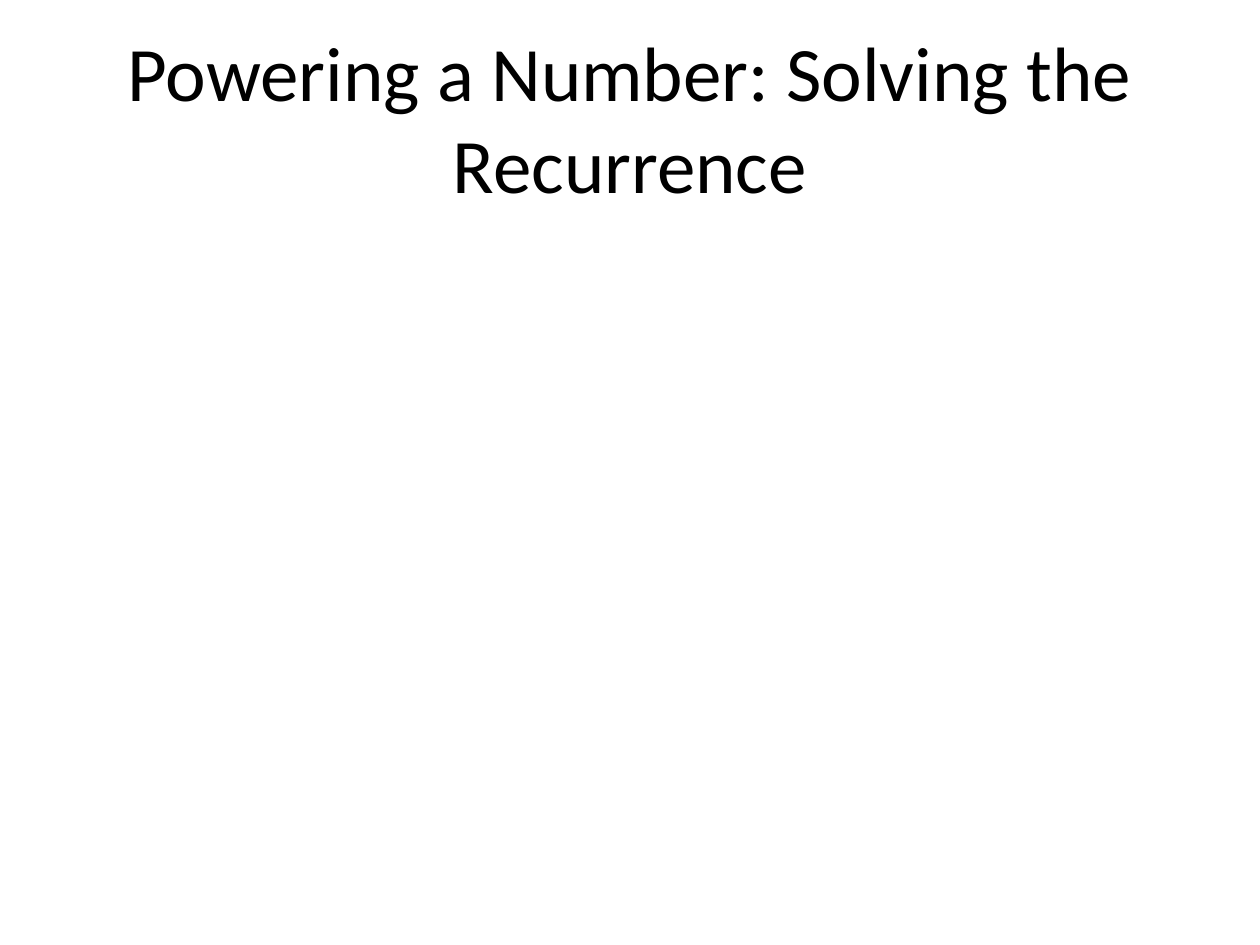
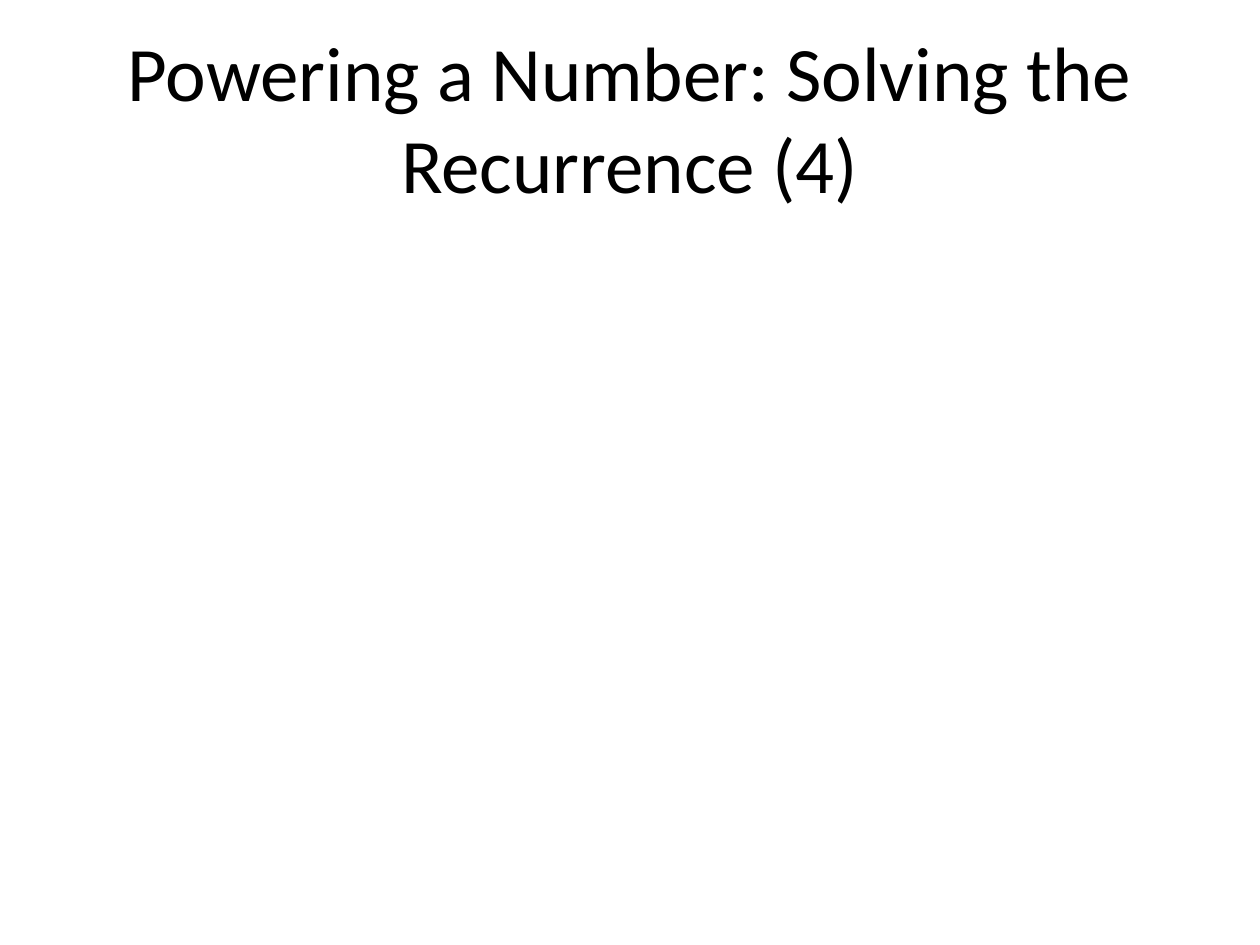
Before and after one commit to ucoruh/ce100-algorithms-and-programming-II, a slide deck: slide 79 of docs/week-2/ce100-week-2-recurrence.md_word.pptx. Drawn at 1260x945 pixels with LibreOffice and Linux fonts; fonts in the diff are those of the drawing. Boxes give left, top, right and bottom in pixels: in the first picture for what was removed or moved away, otherwise in the second. Text is boxed around its words. In the diff, an @@ line names an element or a change of style, - is before the commit and + after.

Commit message:
week-1,2,3 documentation fixed and numbered

```diff
--- a/docs/week-2/ce100-week-2-recurrence.md_word.pptx
+++ b/docs/week-2/ce100-week-2-recurrence.md_word.pptx
@@ title at (127, 47, 1130, 204): text changed @@
-Powering a Number: Solving the Recurrence
+Powering a Number: Solving the Recurrence (4)
```
Also in this commit, not shown: 53 other slides changed, 13 other files.
